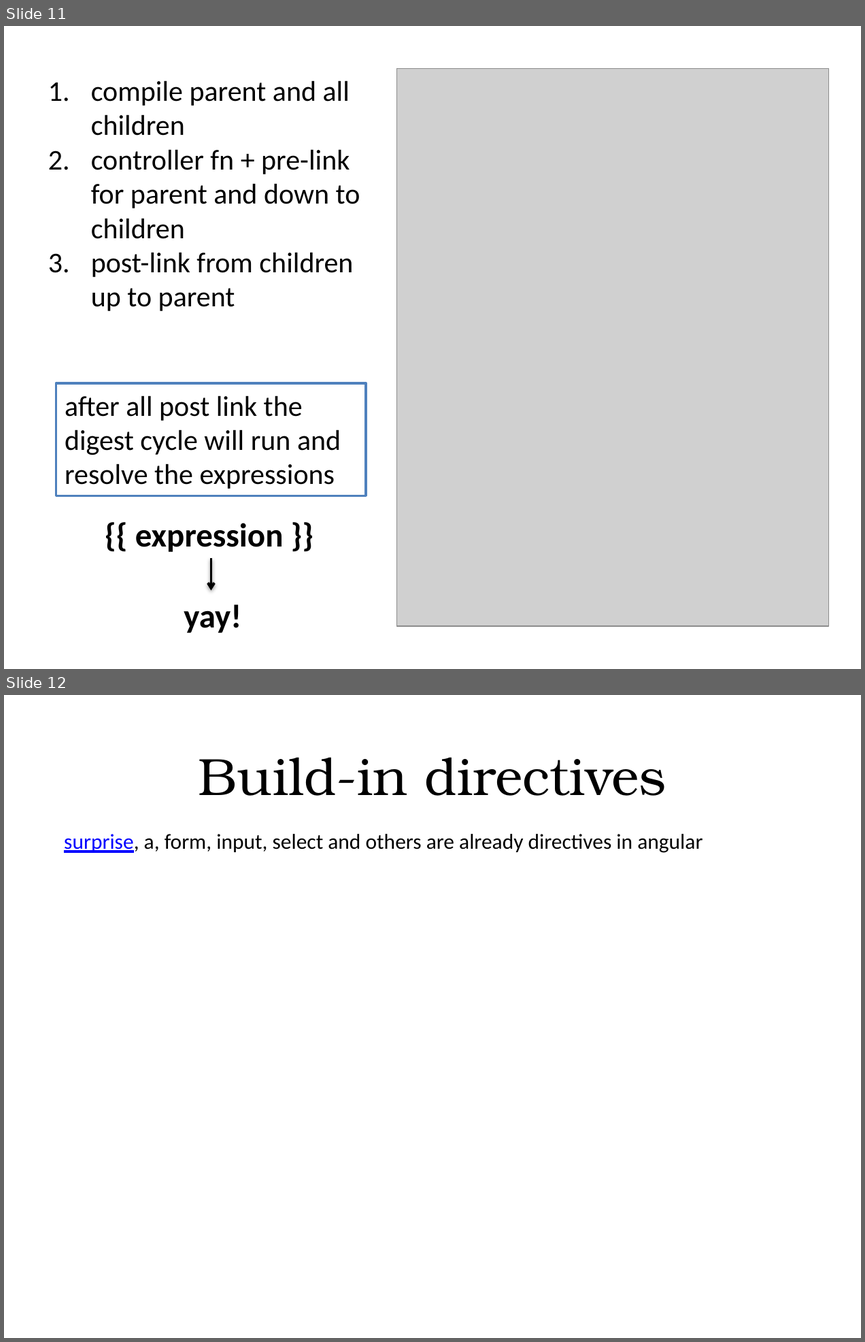
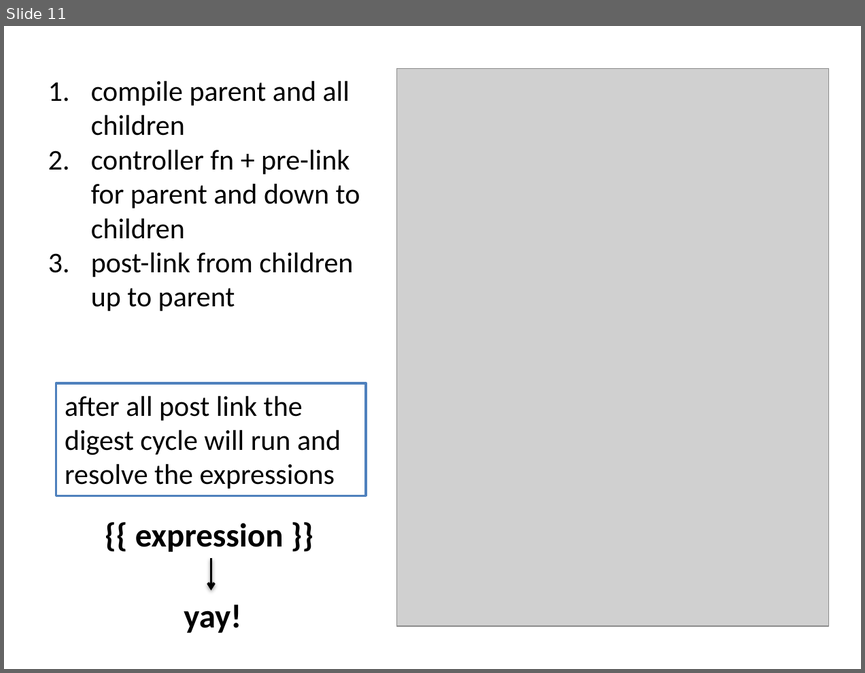
Before and after one commit to alexeymatveevp/angularjs-course, a slide deck: docs/03_directives.pptx. Shown one above the other, each under a label of ours: slides 11 and 12 before the commit, slide 11 after it. The pictures are 865x1342 and 865x673 pixels, drawn with LibreOffice and Linux fonts; fonts in the diff are those of the drawing; grey boxes stand for pictures. Boxes give left, top, right and bottom in pixels: in the first picture for what was removed or moved away, otherwise in the second. Text is boxed around its words. In the diff, an @@ line names an element or a change of style, - is before the commit and + after.

Commit message:
part 4 directives final

```diff
--- a/docs/03_directives.pptx
+++ b/docs/03_directives.pptx
@@ slide 12 removed at [4,695,861,1338], background #FFFFFF @@
@@ title removed at [198,757,666,796] @@
-Build-in directives
@@ text removed at [64,834,702,853] @@
-surprise, a, form, input, select and others are already directives in angular
```
Also in this commit, not shown: 3 slides changed, 2 slides added, 16 other slides removed, 31 other files.
